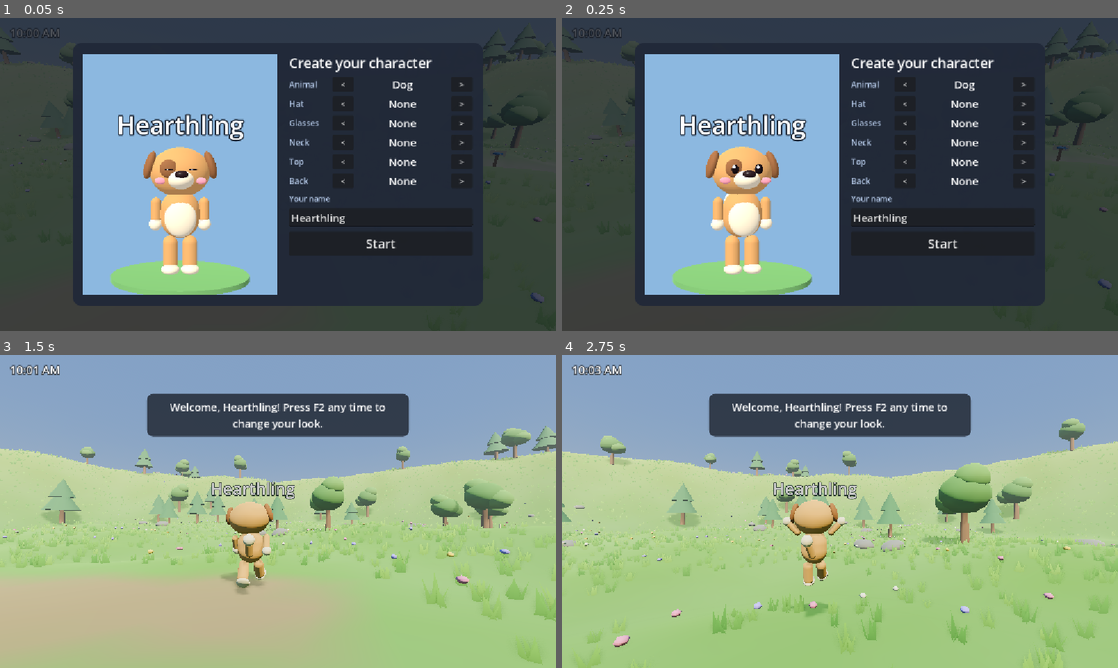
Above: before the commit, frames 1-4 (two rows, left to right).
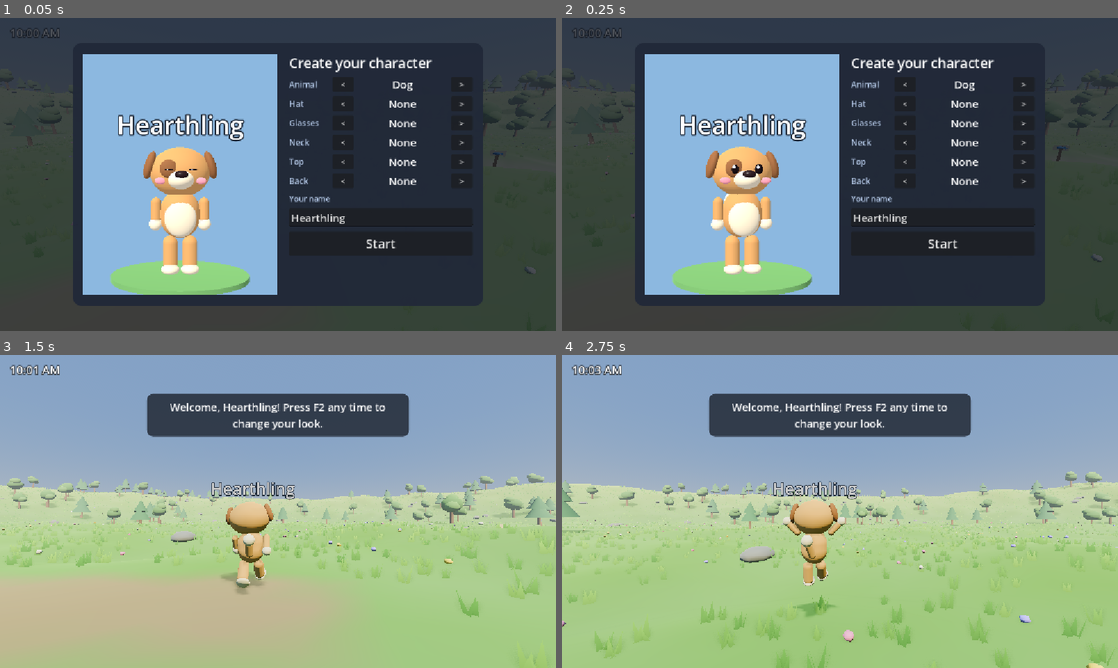
Above: after the commit, the same moments.

Repository: poncema4/Hearthwild
Game: Godot game, scene res://scenes/world/world.tscn
The game is run twice, just before and just after one commit, with the same random seed, the same clock (stepped at 60 frames per second) and the same inputs.
Inputs (mouse positions are in pixels of both pictures, inside the frame that each line leads up to):
- Up to frame 1 (0.05 s): no input
- Up to frame 2 (0.25 s): no input
- Up to frame 3 (1.5 s): click "Start" at 0.5 s; tap F at 1.25 s; move the mouse to (305, 511) at 1.27 s; hold W (move_forward) from 1.28 s (still down); tap E (interact) at 1.35 s; click (305, 511) at 1.42 s
- Up to frame 4 (2.75 s): keep holding W (move_forward); tap Space (jump) at 1.52, 1.82, 2.27, 2.57 s; tap F at 2 s; move the mouse to (812, 511) at 2.02 s; tap Shift (sprint) at 2.1 s

The runs differ from the first frame. In frame 1, 0.9% of the frame differs, in the area x 0-100%, y 3-92%; in frame 2, 0.9%; in frame 3, 16%; in frame 4, 18%, in the area x 0-100%, y 20-100%.

Commit message:
feat: 240 m world (4x the area) with a render-budget guard
- Terrain 120 -> 240 m; boundary walls at the new edge (group "boundary"); nature scaled to
  280 trees / 130 rocks / 48,000 grass / 1,400 flowers. Village, pond and spawn keep their places.
- Terrain test: size, walls by ray at all four edges, trees reach past 70 m and none outside.
- Movement test and camera playtest derive the wall position from the terrain (were literal 58).
- Visual tour: render budget per frame (triangles, objects, draw calls, per renderer) measured on
  the busiest frame; hill-rim shot moved to the new rim.
- Lesson 53; docs and VISION updated.

Co-Authored-By: Claude Sonnet 5.5 <noreply@anthropic.com>

Diff:
--- a/scenes/world/world.tscn
+++ b/scenes/world/world.tscn
@@ -42,10 +42,10 @@
 adjustment_saturation = 1.18
 
 [sub_resource type="BoxShape3D" id="Shape_wall_ns"]
-size = Vector3(118, 60, 1)
+size = Vector3(238, 60, 1)
 
 [sub_resource type="BoxShape3D" id="Shape_wall_ew"]
-size = Vector3(1, 60, 118)
+size = Vector3(1, 60, 238)
 
 [node name="World" type="Node3D"]
 
@@ -78,22 +78,22 @@
 [node name="Fishing" type="Node3D" parent="."]
 script = ExtResource("7_fishing")
 
-[node name="Boundary" type="StaticBody3D" parent="."]
+[node name="Boundary" type="StaticBody3D" parent="." groups=["boundary"]]
 
 [node name="North" type="CollisionShape3D" parent="Boundary"]
-transform = Transform3D(1, 0, 0, 0, 1, 0, 0, 0, 1, 0, 10, -58.5)
+transform = Transform3D(1, 0, 0, 0, 1, 0, 0, 0, 1, 0, 10, -118.5)
 shape = SubResource("Shape_wall_ns")
 
 [node name="South" type="CollisionShape3D" parent="Boundary"]
-transform = Transform3D(1, 0, 0, 0, 1, 0, 0, 0, 1, 0, 10, 58.5)
+transform = Transform3D(1, 0, 0, 0, 1, 0, 0, 0, 1, 0, 10, 118.5)
 shape = SubResource("Shape_wall_ns")
 
 [node name="East" type="CollisionShape3D" parent="Boundary"]
-transform = Transform3D(1, 0, 0, 0, 1, 0, 0, 0, 1, 58.5, 10, 0)
+transform = Transform3D(1, 0, 0, 0, 1, 0, 0, 0, 1, 118.5, 10, 0)
 shape = SubResource("Shape_wall_ew")
 
 [node name="West" type="CollisionShape3D" parent="Boundary"]
-transform = Transform3D(1, 0, 0, 0, 1, 0, 0, 0, 1, -58.5, 10, 0)
+transform = Transform3D(1, 0, 0, 0, 1, 0, 0, 0, 1, -118.5, 10, 0)
 shape = SubResource("Shape_wall_ew")
 
 [node name="Player" parent="." instance=ExtResource("3_player")]
--- a/scripts/world/nature_scatter.gd
+++ b/scripts/world/nature_scatter.gd
@@ -14,10 +14,10 @@
 
 @export var terrain_path: NodePath = ^"../Terrain"
 @export var scatter_seed: int = 11
-@export var tree_count: int = 90
-@export var rock_count: int = 45
-@export var grass_count: int = 18000
-@export var flower_count: int = 500
+@export var tree_count: int = 280
+@export var rock_count: int = 130
+@export var grass_count: int = 48000
+@export var flower_count: int = 1400
 ## No trees or rocks closer than this to the spawn point.
 @export var clear_radius: float = 11.0
 
--- a/scripts/world/terrain.gd
+++ b/scripts/world/terrain.gd
@@ -22,7 +22,7 @@
 		world_seed = value
 		_rebuild()
 ## Width and depth of the terrain in metres (square, centred on the origin).
-@export var size: int = 120:
+@export var size: int = 240:
 	set(value):
 		size = value
 		_rebuild()
--- a/tests/functional/test_player_movement.gd
+++ b/tests/functional/test_player_movement.gd
@@ -61,15 +61,16 @@
 	await kit.physics_frames(90)
 	kit.check("lands again after jump", kit.player.is_on_floor(), kit.where())
 
-	# Walls: the east boundary wall (inner face x = 58) stops the player.
+	# Walls: the east boundary wall (inner face 2 m inside the terrain edge: x = 118 on the 240 m world) stops the player.
 	# Start well inside and walk long enough that a missing wall would carry
 	# the player off the edge (x > 60) and into a respawn.
+	var wall_face: float = kit.terrain.half_size() - 2.0  # derived, not a literal: the world grew once already
 	kit.face(Vector3.RIGHT)
-	await kit.teleport(Vector3(50, NAN, 0))
+	await kit.teleport(Vector3(wall_face - 8.0, NAN, 0))
 	await kit.hold(["move_forward"], 300)
 	var x := kit.player.global_position.x
-	kit.check("boundary wall stops the player at its face", x > 57.2 and x < 57.7,
-		"x=%.2f, wall face x=58.0" % x)
+	kit.check("boundary wall stops the player at its face", x > wall_face - 0.8 and x < wall_face - 0.3,
+		"x=%.2f, wall face x=%.1f" % [x, wall_face])
 
 	# Trees are solid: walk into the tree nearest the spawn.
 	var trees := kit.nature.get_trees()
--- a/tests/functional/test_terrain.gd
+++ b/tests/functional/test_terrain.gd
@@ -109,6 +109,34 @@
 		"%.4f vs %.4f" % [again.height_at(12.3, -7.7), terrain.height_at(12.3, -7.7)])
 	again.free()
 
+	# 7. A world big enough for many players (Marco: multiplayer, other players join): 240 m square, walls
+	# exactly at its edge, and real nature all the way out (not just in the old 120 m).
+	var half := terrain.half_size()
+	kit.check("the world is at least 240 m square (room for many players)", terrain.size >= 240, "size %d" % terrain.size)
+	var wall_space: PhysicsDirectSpaceState3D = kit.world.get_world_3d().direct_space_state
+	var walls_ok := true
+	var wall_detail := ""
+	for direction in [Vector3.RIGHT, Vector3.LEFT, Vector3.BACK, Vector3.FORWARD]:
+		var from: Vector3 = direction * (half - 6.0) + Vector3(0, 10, 0)
+		var to: Vector3 = direction * (half + 6.0) + Vector3(0, 10, 0)
+		var hit := wall_space.intersect_ray(PhysicsRayQueryParameters3D.create(from, to))
+		var inner: float = (hit["position"] as Vector3).dot(direction) if not hit.is_empty() else -1.0
+		if hit.is_empty() or not (hit["collider"] as Node).is_in_group(&"boundary") or absf(inner - (half - 2.0)) > 0.3:
+			walls_ok = false
+			wall_detail += " %s: %s;" % [direction, "no hit" if hit.is_empty() else "wall face at %.1f (want %.1f)" % [inner, half - 2.0]]
+	kit.check("a wall stands at each edge of the terrain (its face 2 m inside it, so nobody walks off)", walls_ok, wall_detail)
+	var outer_trees := 0
+	var out_of_bounds := 0
+	for tree in kit.nature.get_trees():
+		var p: Vector3 = (tree as Node3D).global_position
+		if maxf(absf(p.x), absf(p.z)) > 70.0:
+			outer_trees += 1
+		if maxf(absf(p.x), absf(p.z)) > half - 2.0:
+			out_of_bounds += 1
+	kit.check("trees reach beyond the old 120 m world (at least 80 trees past 70 m from the centre)", outer_trees >= 80, "%d trees" % outer_trees)
+	kit.check("no tree stands outside or in the walls", out_of_bounds == 0, "%d trees" % out_of_bounds)
+	kit.check("the village and the pond are where they always were", terrain.village_center == Vector2(-20, 14) and terrain.pond_center == Vector2(16, -12), "%s %s" % [terrain.village_center, terrain.pond_center])
+
 	kit.finish()
 
 
--- a/tests/playtests/playtest_camera.gd
+++ b/tests/playtests/playtest_camera.gd
@@ -120,21 +120,22 @@
 	# Camera collision: put the player near the east boundary wall facing
 	# inward (west), so the camera sits behind them on the wall side, then
 	# back the player into the wall. The spring arm must pull the camera in
-	# and keep it on the inner side of the wall (inner face x = 58).
+	# and keep it on the inner side of the wall (inner face = terrain half size - 2).
+	var wall_face: float = kit.terrain.half_size() - 2.0
 	kit.face(Vector3.LEFT)
-	await kit.teleport(Vector3(54, NAN, 0))
+	await kit.teleport(Vector3(wall_face - 4.0, NAN, 0))
 	Input.action_press("move_back")
 	await kit.physics_frames(150)
 	Input.action_release("move_back")
 	kit.face(Vector3.LEFT)
 	await kit.physics_frames(10)
 	var px := kit.player.global_position.x
-	kit.check("player stopped by boundary wall", px > 57.2 and px < 57.7, "player x=%.2f, wall face x=58.0" % px)
+	kit.check("player stopped by boundary wall", px > wall_face - 0.8 and px < wall_face - 0.3, "player x=%.2f, wall face x=%.1f" % [px, wall_face])
 	var hit := arm.get_hit_length()
 	kit.check("camera pulls in at wall", hit < arm.spring_length - 1.0,
 		"hit length %.2f of %.1f" % [hit, arm.spring_length])
 	var cam_x := (arm.get_node("Camera3D") as Node3D).global_position.x
-	kit.check("camera stays inside the wall", cam_x < 58.0, "camera x=%.2f, wall face x=58.0" % cam_x)
+	kit.check("camera stays inside the wall", cam_x < wall_face, "camera x=%.2f, wall face x=%.1f" % [cam_x, wall_face])
 	# With the camera squeezed against the wall it sits almost inside the
 	# player, so the body must have faded away (it filled a third of the
 	# screen before this existed).
--- a/tests/playtests/playtest_visual_tour.gd
+++ b/tests/playtests/playtest_visual_tour.gd
@@ -18,7 +18,7 @@
 	"environment/spawn_south": ["Spawn clearing looking south, player seen from the front.", "The dog's face visible; long soft shadow; hills lit, not murky."],
 	"environment/spawn_west": ["Spawn clearing looking west.", "Trees at hill base, rocks, pleasant meadow."],
 	"environment/pond_shore": ["Standing at the pond shore looking at the water.", "Round pond with a smooth sandy ring, no square corners, no hard sand edge."],
-	"environment/hill_rim_view": ["On the hill rim (0, 44) looking back over the meadow.", "Wide valley below, grass in the foreground, rocks, big soft tree shadows."],
+	"environment/hill_rim_view": ["On the hill rim (0, 88) looking back over the meadow.", "Wide valley below, grass in the foreground, rocks, big soft tree shadows."],
 	"environment/overview": ["Camera at max zoom and -60 deg pitch, standing at (-8, 6) and looking toward the village.", "Grass and flowers, the dirt path from the spawn running toward the village, and the first cottage roof or wall at the top of the frame."],
 	"nature/tree_round_close": ["Close-up of the nearest round tree; player body hidden.", "The tree is the subject: brown trunk, layered green canopy, grass and rocks around."],
 	"nature/tree_pine_close": ["Close-up of the nearest pine; player body hidden.", "Pine is the subject: warm brown trunk, rich green tiers, shaded underside is fine."],
@@ -46,6 +46,11 @@
 	await _nature()
 	await _player()
 
+	print("RENDER COST (worst frame of the tour): %s" % str(_worst))
+	var method := RenderingServer.get_current_rendering_method()
+	var draw_budget: int = BUDGET_DRAW_CALLS.get(method, 0)
+	kit.check("the busiest frame stays inside the render budget on %s (%d triangles, %d objects, %d draw calls)" % [method, BUDGET_PRIMITIVES, BUDGET_OBJECTS, draw_budget],
+			draw_budget > 0 and _worst["primitives"] > 100_000 and _worst["primitives"] <= BUDGET_PRIMITIVES and _worst["objects"] <= BUDGET_OBJECTS and _worst["draw_calls"] <= draw_budget, "%s %s" % [method, str(_worst)])
 	print("SCREENSHOTS: %s/{environment,nature,player}/%s" % [kit.shots_base, kit.shots_stamp])
 	kit.finish()
 
@@ -63,7 +68,7 @@
 	await _take("environment", "pond_shore")
 
 	# Up on the hill ring, looking back over the meadow.
-	await _frame(Vector3(0, NAN, 44), Vector3.FORWARD, 5.0, -18.0)
+	await _frame(Vector3(0, NAN, 88), Vector3.FORWARD, 5.0, -18.0)
 	await _take("environment", "hill_rim_view")
 
 	# Looks toward the village (centre about (-20, 14)); the dirt path leads the eye there.
@@ -129,9 +134,22 @@
 	await _frame(Vector3(spot.x, NAN, spot.z), -toward_centre, distance, pitch_degrees)
 
 
+## Per-frame cost ceilings, measured as the WORST frame of this tour on the 240 m world (1.48 M triangles, 2,084
+## objects, 833 draw calls; the spawn view alone is much lighter, so measure the tour, not one view) plus about 35%. They catch "someone scattered 10x the trees" without an agent. Raise them
+## on purpose, in a PR that says why (the world is meant to grow, step by step).
+const BUDGET_PRIMITIVES := 2_000_000
+const BUDGET_OBJECTS := 2_800
+## Draw calls differ by renderer (Compatibility has no batching and more passes): Forward+ 833, Compatibility 2,072 measured.
+const BUDGET_DRAW_CALLS := {"forward_plus": 1_150, "gl_compatibility": 2_800}
+var _worst := {"primitives": 0, "objects": 0, "draw_calls": 0}
+
+
 func _take(topic: String, name: String) -> void:
 	var info: Array = SHOTS.get(topic + "/" + name, ["", ""])
 	kit.check_rendered(topic + "/" + name, await kit.shot(topic, name, info[0], info[1]))
+	_worst["primitives"] = maxi(_worst["primitives"], RenderingServer.get_rendering_info(RenderingServer.RENDERING_INFO_TOTAL_PRIMITIVES_IN_FRAME))
+	_worst["objects"] = maxi(_worst["objects"], RenderingServer.get_rendering_info(RenderingServer.RENDERING_INFO_TOTAL_OBJECTS_IN_FRAME))
+	_worst["draw_calls"] = maxi(_worst["draw_calls"], RenderingServer.get_rendering_info(RenderingServer.RENDERING_INFO_TOTAL_DRAW_CALLS_IN_FRAME))
 
 
 func _nearest_of_kind(nodes: Array[Node3D], kind: String) -> Node3D:
--- a/tests/support/playtest_kit.gd
+++ b/tests/support/playtest_kit.gd
@@ -18,7 +18,7 @@
 ##       kit.finish()
 ##
 ## Landmarks (fixed by seed): flat spawn clearing around (0, 0), pond at
-## kit.terrain.pond_center, boundary wall inner faces at x/z = +-58,
+## kit.terrain.pond_center, boundary wall inner faces at x/z = +-(terrain.half_size() - 2) = +-118,
 ## trees from kit.nature.get_trees().
 
 const WORLD_SCENE := "res://scenes/world/world.tscn"
Not shown, changed: .claude/agents/sage.md
Not shown, changed: AGENTS.md
Not shown, changed: README.md
Not shown, changed: docs/INTENTIONAL.md
Not shown, changed: tests/README.md
